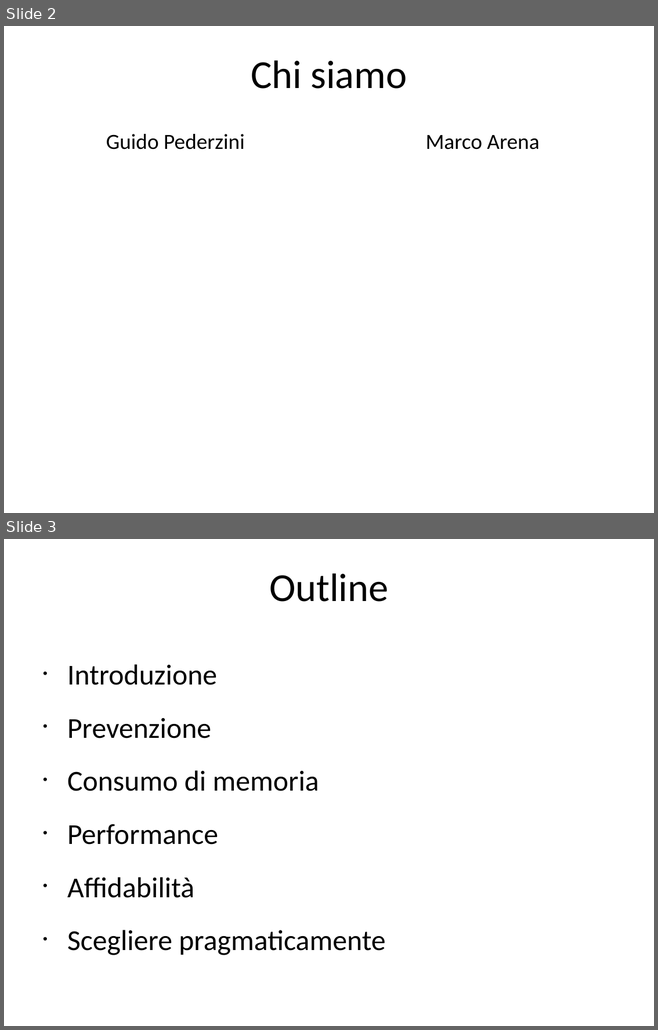
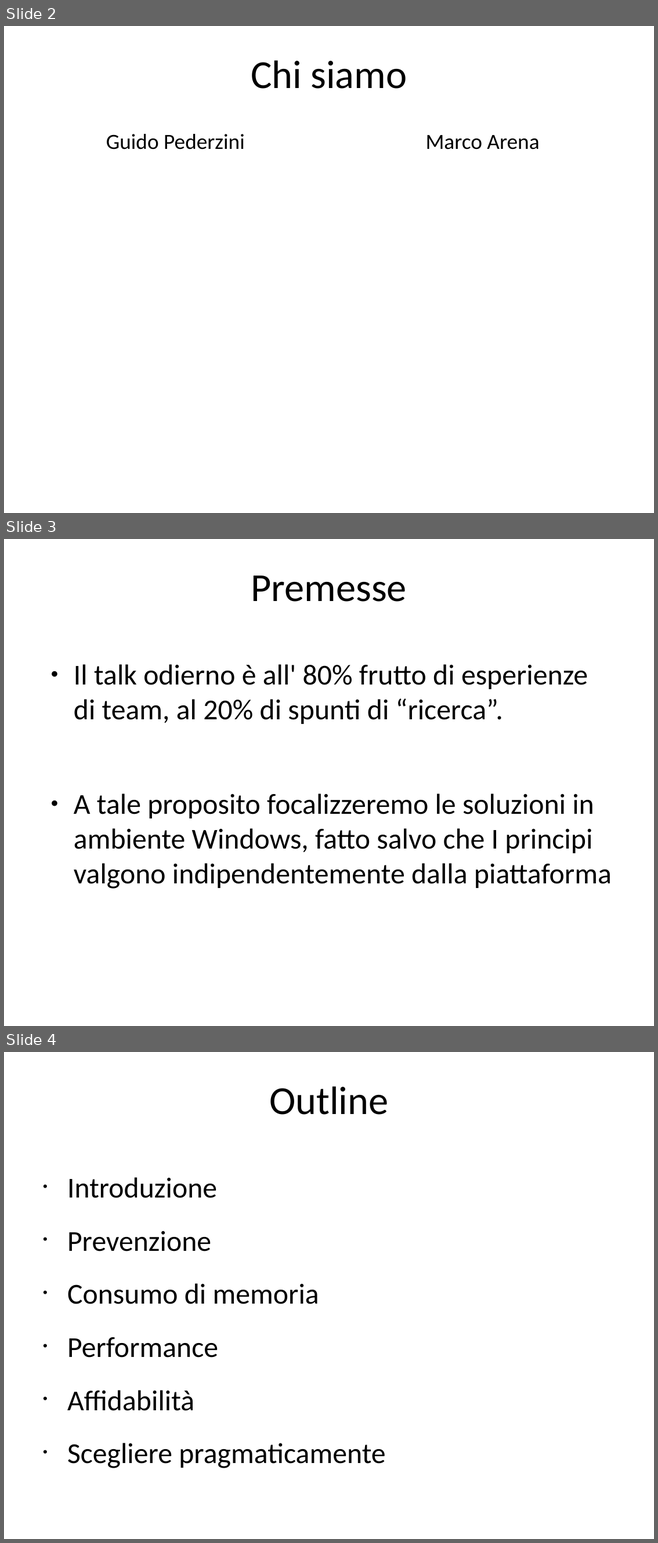
Before and after one commit to rramirez-tec-mx/Repo, a slide deck: La salute del software.odp. Shown one above the other, each under a label of ours: slides 2 and 3 before the commit, slides 2, 3 and 4 after it. The pictures are 658x1030 and 658x1543 pixels, drawn with LibreOffice and Linux fonts; fonts in the diff are those of the drawing. Boxes give left, top, right and bottom in pixels: in the first picture for what was removed or moved away, otherwise in the second. Text is boxed around its words. In the diff, an @@ line names an element or a change of style, - is before the commit and + after.

Commit message:
aggiunta slide di premesse e pezzo di conclusione

```diff
--- a/La salute del software.odp
+++ b/La salute del software.odp
@@ slide 3 added at bbox=[4, 539, 654, 1026], background #FFFFFF @@
@@ title added at bbox=[251, 576, 407, 602], 44 pt, text #000000 @@
+Premesse
@@ text added at bbox=[74, 664, 611, 889], 32 pt, text #000000 @@
+● Il talk odierno è all' 80% frutto di esperienze di team, al 20% di spunti di “ricerca”.
+● A tale proposito focalizzeremo le soluzioni in ambiente Windows, fatto salvo che I principi valgono indipendentemente dalla piattaforma
@@ what was slide 3 is now slide 4 @@
```
Also in this commit, not shown: 1 other slide added, 1 slide removed.
